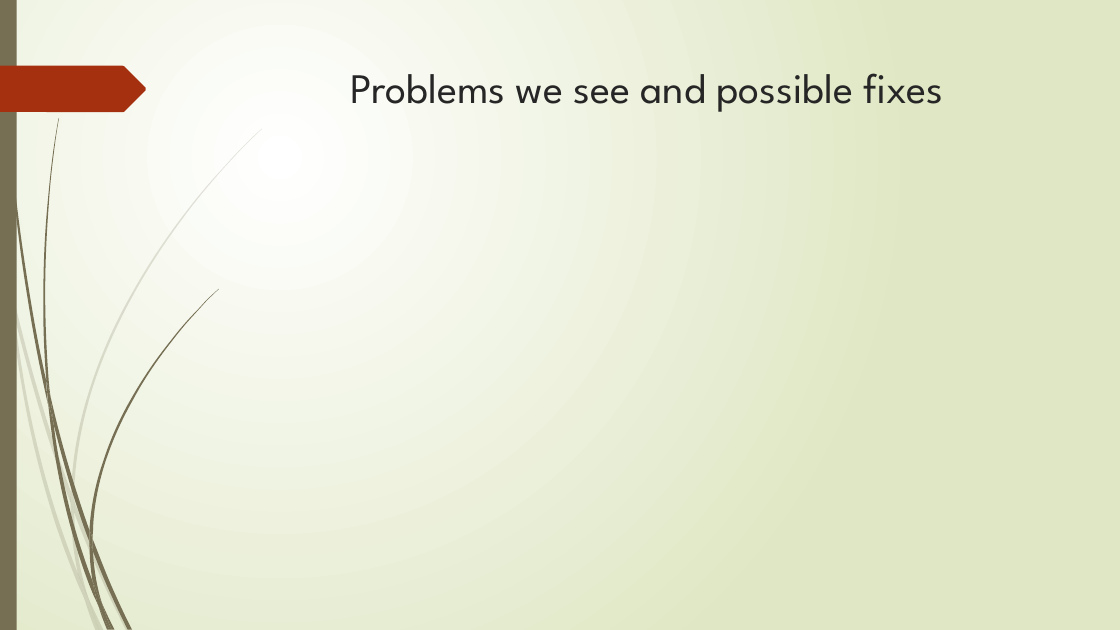
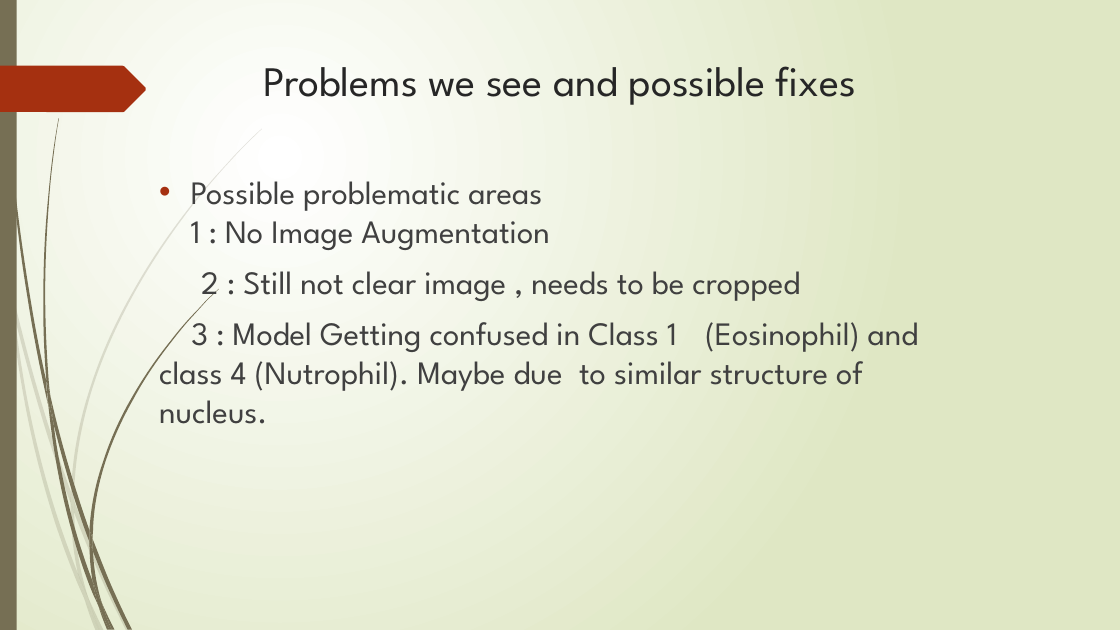
Before and after one commit to ShashankSaumya123/WBC-Classification, a slide deck: slide 14 of Presentation/Project Final.pptx (slide 9 before the commit). Drawn at 1120x630 pixels with LibreOffice and Linux fonts; fonts in the diff are those of the drawing. Boxes give left, top, right and bottom in pixels: in the first picture for what was removed or moved away, otherwise in the second. Text is boxed around its words. In the diff, an @@ line names an element or a change of style, - is before the commit and + after.

```diff
--- a/Presentation/Project Final.pptx
+++ b/Presentation/Project Final.pptx
@@ title "Problems we see and possible ..." moved from (x1=351, y1=73, x2=944, y2=112) to (x1=263, y1=66, x2=856, y2=105) @@
@@ text added at (x1=159, y1=181, x2=919, y2=424), 28 pt, text #404040 @@
+• Possible problematic areas
+  1 : No Image Augmentation
+2 : Still not clear image , needs to be cropped
+3 : Model Getting confused in Class 1 (Eosinophil) and class 4 (Nutrophil). Maybe due to similar structure of nucleus.
```
Also in this commit, not shown: 3 other slides changed, 6 slides added, 1 slide removed.
